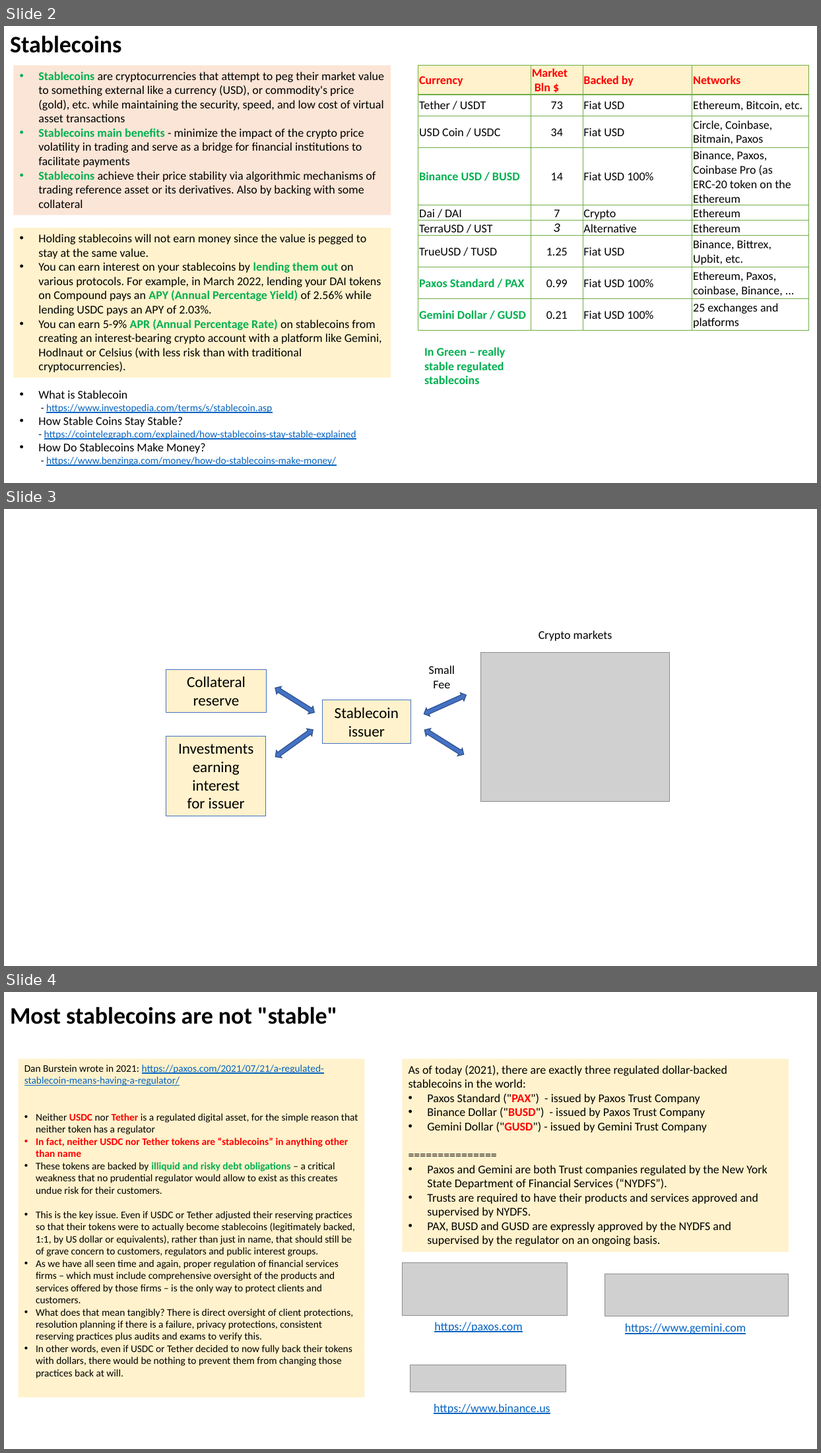
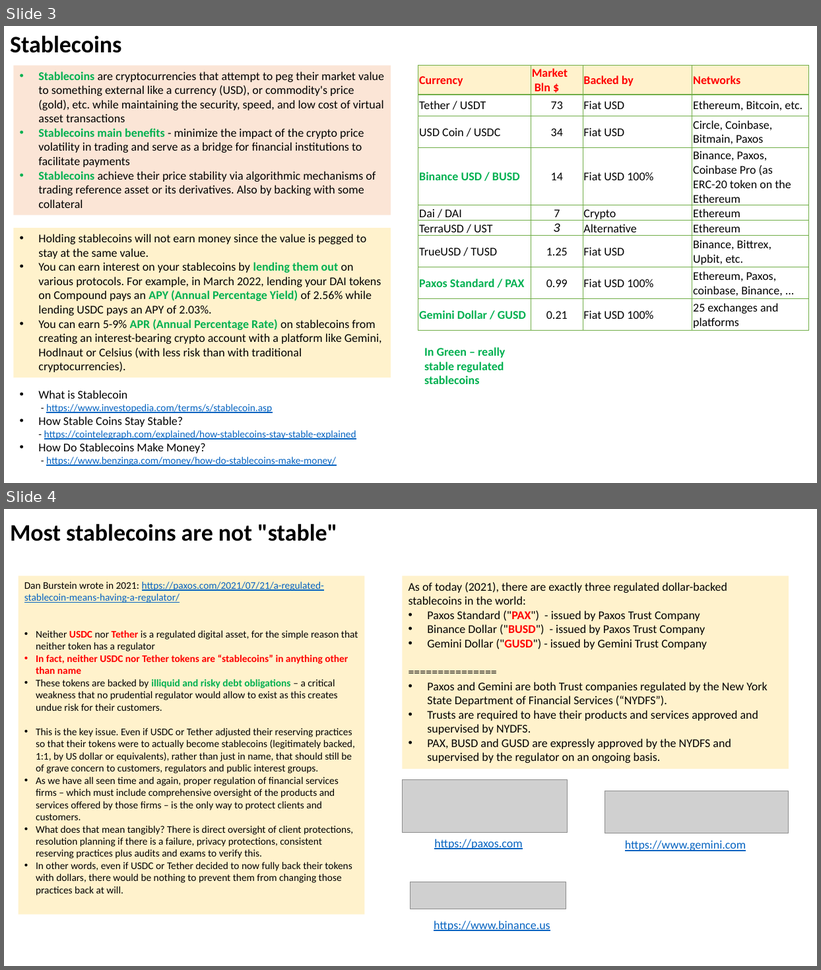
Before and after one commit to lselector/crypto, a slide deck: crypto_04_stable_coins.pptx. Shown one above the other, each under a label of ours: slides 2, 3 and 4 before the commit, slides 3 and 4 after it. The pictures are 821x1453 and 821x970 pixels, drawn with LibreOffice and Linux fonts; fonts in the diff are those of the drawing; grey boxes stand for pictures. Boxes give left, top, right and bottom in pixels: in the first picture for what was removed or moved away, otherwise in the second. Text is boxed around its words. In the diff, an @@ line names an element or a change of style, - is before the commit and + after.

Commit message:
update

```diff
--- a/crypto_04_stable_coins.pptx
+++ b/crypto_04_stable_coins.pptx
@@ slide 3 removed at [4,509,817,966], background #FFFFFF @@
@@ text removed at [539,630,613,641] @@
-Crypto markets
@@ text removed at [429,665,455,689] @@
-Small Fee
@@ picture removed at [481,652,670,801] @@
@@ rectangle removed at [166,669,266,713] @@
-Collateral
-reserve
@@ left right arrow removed at [273,684,317,716] @@
@@ rectangle removed at [322,700,411,744] @@
-Stablecoin issuer
@@ left right arrow removed at [422,691,468,718] @@
@@ left right arrow removed at [273,726,316,760] @@
@@ left right arrow removed at [422,726,467,758] @@
@@ rectangle removed at [166,736,266,816] @@
-Investments
-earning interest
-for issuer
@@ what was slide 2 is now slide 3 @@
```
Also in this commit, not shown: 1 slide changed, 1 slide added.
